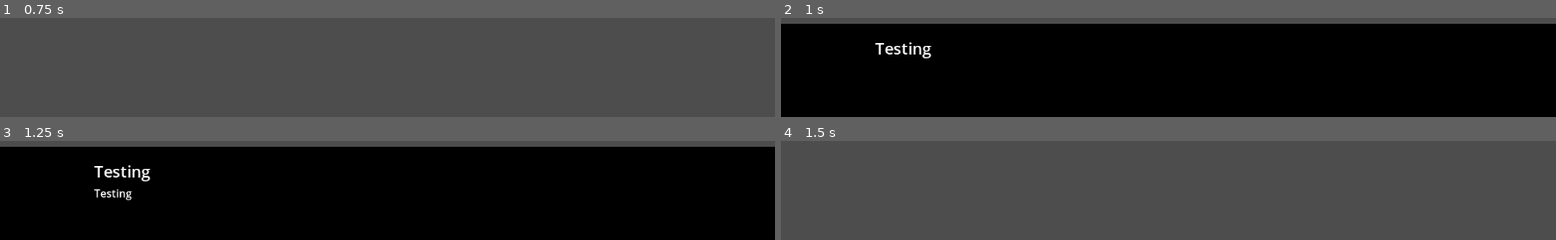
Above: before the commit, frames 1-4 (two rows, left to right).
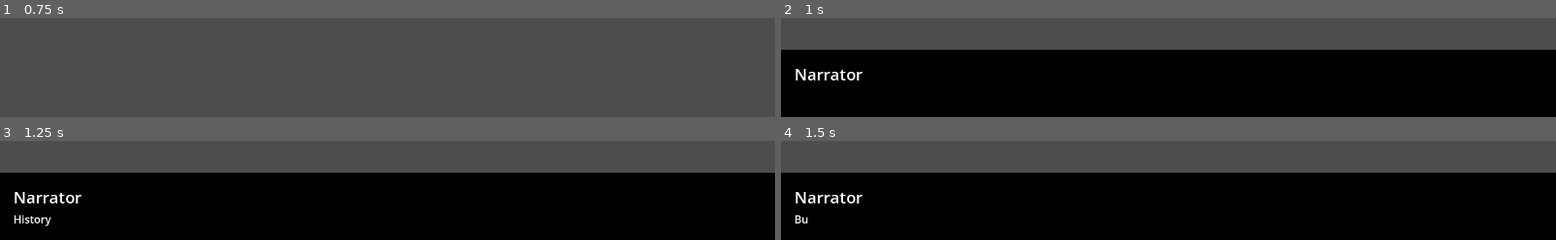
Above: after the commit, the same moments.

Repository: TiredCat388/UPCSG_GAMEJAM
Game: Godot game, scene res://scenes/ui/DialogueSystem.tscn
The game is run twice, just before and just after one commit, with the same random seed, the same clock (stepped at 60 frames per second) and the same inputs.
Inputs (mouse positions are in pixels of both pictures, inside the frame that each line leads up to):
- Up to frame 1 (0.75 s): tap Enter (ui_accept) at 0.5 s; move the mouse to (outside the picture) at 0.52 s; hold D (right) from 0.53 s (still down); hold Enter (ui_accept) from 0.53 s (still down); click (outside the picture) at 0.67 s
- Up to frame 2 (1 s): keep holding D (right); keep holding Enter (ui_accept)
- Up to frame 3 (1.25 s): keep holding D (right); keep holding Enter (ui_accept)
- Up to frame 4 (1.5 s): move the mouse to (outside the picture) at 1.27 s; release D (right) at 1.28 s; release Enter (ui_accept) at 1.28 s; hold S (down) from 1.28 s (still down); tap Enter (ui_accept) at 1.35 s; click (outside the picture) at 1.42 s

Frame 1 is identical in both runs. In frame 2, 27% of the frame differs, in the area x 0-100%, y 5-64%; in frame 3, 27%; in frame 4, 68%, in the area x 0-100%, y 32-100%.

Commit message:
Update dialogue system and json data

Diff:
--- a/assets/json/dialogue_data.json
+++ b/assets/json/dialogue_data.json
@@ -1,8 +1,218 @@
-{
-	"test_conversation": [
-		{
-			"name": "Testing",
-			"text": "Testing Worked!"
-		},
-	]
-}
+[
+  {
+	"scene_id": 1,
+	"title": "Narration",
+	"type": "cutscene",
+	"dialogue": [
+	  {
+		"speaker": "Narrator",
+		"text": "History is written by the victors. The ones with the shiny armor, the destiny-forged swords, and the unlimited credit cards."
+	  },
+	  {
+		"speaker": "Narrator",
+		"text": "But what about the fodder? The XP grind? The Level 1 trash mobs? Today, history takes... the path less taken."
+	  }
+	]
+  },
+  {
+	"scene_id": 2,
+	"title": "Introduction to the Game",
+	"type": "gameplay",
+	"dialogue": [
+	  {
+		"speaker": "Narrator",
+		"text": "You are a Goblin. You have 5 HP. You have a rusty spoon for a weapon. And your goal? survive Him."
+	  },
+	  {
+		"speaker": "System",
+		"text": "USE [WASD] TO COWER. PRESS [SPACE] TO SCURRY."
+	  }
+	]
+  },
+  {
+	"scene_id": 3,
+	"title": "Meets the Hero 1st Time",
+	"type": "cutscene",
+	"dialogue": [
+	  {
+		"speaker": "The Hero",
+		"text": "Ugh, finally the tutorial zone. Alright, where’s the boss? I need to speedrun this before my EXP boost potion expires."
+	  },
+	  {
+		"speaker": "The Hero",
+		"text": "Oh, just a mob. Out of my way, trash."
+	  },
+	  {
+		"speaker": "The Hero",
+		"text": "Glitchy hitbox... whatever. Not worth the mana."
+	  }
+	]
+  },
+  {
+	"scene_id": 4,
+	"title": "Traumatized Goblin Tip",
+	"type": "interaction",
+	"dialogue": [
+	  {
+		"speaker": "Traumatized Goblin",
+		"text": "Psst! You! New spawn? Listen to me!"
+	  },
+	  {
+		"speaker": "Traumatized Goblin",
+		"text": "I’ve seen him... The Golden One. He follows a pattern! When he shouts 'For Justice!', he’s actually charging his AOE attack!"
+	  },
+	  {
+		"speaker": "Traumatized Goblin",
+		"text": "Don't engage! Hide in the bushes until the glowing stops! That’s Phase 1... only the mad survive Phase 1."
+	  }
+	]
+  },
+  {
+	"scene_id": 5,
+	"title": "Meets the Hero 2nd Time",
+	"type": "cutscene",
+	"dialogue": [
+	  {
+		"speaker": "The Hero",
+		"text": "Legendary drop rate is 0.5%? That’s rigged. I should open a support ticket."
+	  },
+	  {
+		"speaker": "The Hero",
+		"text": "Wait. You again? I swear I cleared this area. Is the respawn timer broken?"
+	  },
+	  {
+		"speaker": "The Hero",
+		"text": "Whatever. Free XP is free XP."
+	  }
+	]
+  },
+  {
+	"scene_id": 6,
+	"title": "Armor Smith Tip",
+	"type": "interaction",
+	"dialogue": [
+	  {
+		"speaker": "Armor Smith",
+		"text": "A goblin? Buying armor? Hah! I don't make goblin sizes."
+	  },
+	  {
+		"speaker": "Armor Smith",
+		"text": "But... if you're planning to fight Him... take this advice for free."
+	  },
+	  {
+		"speaker": "Armor Smith",
+		"text": "His shiny armor? It’s elemental. He swaps elements every time he takes damage. If his shield is Red, he absorbs Fire. If it's Blue, he absorbs Water. Don't heal him, you idiot. Watch the colors."
+	  }
+	]
+  },
+  {
+	"scene_id": 7,
+	"title": "Meets the Hero 3rd Time",
+	"type": "cutscene",
+	"dialogue": [
+	  {
+		"speaker": "The Hero",
+		"text": "Stupid collision detection! Why can't I climb this? I paid $50 for the Climbing Boots DLC!"
+	  },
+	  {
+		"speaker": "The Hero",
+		"text": "Okay, seriously? Stop following me. You’re ruining my immersion. Get lost, you buggy little NPC, or I’m reporting this to the devs."
+	  }
+	]
+  },
+  {
+	"scene_id": 8,
+	"title": "Monkey Tip",
+	"type": "interaction",
+	"dialogue": [
+	  {
+		"speaker": "Monkey",
+		"text": "Ooh ooh! Ahh ahh!"
+	  },
+	  {
+		"speaker": "Monkey",
+		"text": "Ooh! (Points to banana, mimes falling aggressively)"
+	  },
+	  {
+		"speaker": "System",
+		"text": "New Item Acquired: Tactical Banana Peel."
+	  }
+	]
+  },
+  {
+	"scene_id": 9,
+	"title": "Meets the Hero 4th Time",
+	"type": "cutscene",
+	"dialogue": [
+	  {
+		"speaker": "The Hero",
+		"text": "I AM TRYING TO STREAM HERE! Stop stream-sniping me!"
+	  },
+	  {
+		"speaker": "The Hero",
+		"text": "BEGONE!"
+	  },
+	  {
+		"speaker": "System",
+		"text": "YOU DIED. (But death is just a mechanic, isn't it?)"
+	  }
+	]
+  },
+  {
+	"scene_id": 10,
+	"title": "Merchant Tip",
+	"type": "interaction",
+	"dialogue": [
+	  {
+		"speaker": "Merchant",
+		"text": "Heh. Rough day? He got you with the 'Ultimate Whale Slash,' didn't he?"
+	  },
+	  {
+		"speaker": "Merchant",
+		"text": "Listen closely, little friend. He’s not skilled. He’s 'Pay-to-Win.' His stats are bought, not earned."
+	  },
+	  {
+		"speaker": "Merchant",
+		"text": "But his wallet has a weakness... impatience. He attacks relentlessly because he bought the 'Stamina Infinite' pass."
+	  },
+	  {
+		"speaker": "Merchant",
+		"text": "But he can't turn. He can't stop. Use his momentum against him. He's just a wallet with a sword."
+	  }
+	]
+  },
+  {
+	"scene_id": 11,
+	"title": "Final Fight",
+	"type": "boss_fight",
+	"dialogue": [
+	  {
+		"speaker": "The Hero",
+		"text": "Okay. That’s it. No more games. I’m popping my Ultimate Elixirs. I’m activating my buffs. I am going to delete your sprite from the game files!"
+	  }
+	],
+	"triggers": [
+	  {
+		"condition": "banana_used",
+		"speaker": "The Hero",
+		"text": "Who put fruit on the battlefield?! My $500 boots!"
+	  },
+	  {
+		"condition": "element_counter",
+		"speaker": "The Hero",
+		"text": "How are you piercing my Diamond-Tier subscription armor?!"
+	  },
+	  {
+		"condition": "hero_defeated",
+		"speaker": "The Hero",
+		"text": "Impossible... My gear score... is over 9000... How could a free-to-play mob..."
+	  }
+	],
+	"epilogue": [
+	  {
+		"speaker": "Narrator",
+		"text": "And so, the path less taken led to the greatest victory of all. The server is quiet. The loot is... well, you can't use it, it's class-locked. But the silence? That's yours. Good game, Goblin. Good game."
+	  }
+	]
+  }
+]
--- a/scripts/DialogueSystem.gd
+++ b/scripts/DialogueSystem.gd
@@ -10,7 +10,7 @@
 @onready var portrait_rect = $Control/DialoguePanel/MarginContainer/MainHBox/PortraitRect
 
 # --- STATE VARIABLES ---
-var dialogue_data = {}
+var dialogue_lookup = {} # We will convert the JSON array into this dictionary
 var current_queue = []
 var is_typing = false
 
@@ -22,9 +22,9 @@
 	load_json()
 
 	# --- TEST ZONE ---
-	# We wait 1 second, then force the test conversation to start
+	# We wait 1 second, then test Scene 1 (Narration)
 	await get_tree().create_timer(1.0).timeout
-	start_dialogue("test_conversation")
+	start_dialogue(1)
 
 func load_json():
 	if not FileAccess.file_exists(JSON_PATH):
@@ -36,19 +36,30 @@
 	var json = JSON.new()
 
 	if json.parse(content) == OK:
-		dialogue_data = json.data
-		print("JSON Loaded Successfully!")
+		var data_array = json.data
+
+		for scene in data_array:
+			var id = str(int(scene["scene_id"]))
+			dialogue_lookup[id] = scene
+
+		print("JSON Loaded Successfully! Scenes found: ", dialogue_lookup.keys())
 	else:
-		print("JSON Parse Error!")
+		print("JSON Parse Error: ", json.get_error_message())
 
 func start_dialogue(id):
-	if id in dialogue_data:
-		# Copy the data so we don't destroy the original
-		current_queue = dialogue_data[id].duplicate()
-		dialogue_panel.show()
-		show_next_line()
+	var id_str = str(id)
+
+	if id_str in dialogue_lookup:
+		var scene_data = dialogue_lookup[id_str]
+
+		if scene_data.has("dialogue"):
+			current_queue = scene_data["dialogue"].duplicate()
+			dialogue_panel.show()
+			show_next_line()
+		else:
+			print("Error: Scene ID " + id_str + " has no 'dialogue' array.")
 	else:
-		print("Error: Dialogue ID '" + id + "' not found.")
+		print("Error: Scene ID '" + id_str + "' not found in data.")
 
 func show_next_line():
 	if current_queue.is_empty():
@@ -56,8 +67,14 @@
 		return
 
 	var line = current_queue.pop_front()
-	name_label.text = line["name"]
+
+	name_label.text = line["speaker"]
 	text_label.text = line["text"]
+
+	if line["speaker"] == "Narrator" or line["speaker"] == "System":
+		portrait_rect.hide()
+	else:
+		portrait_rect.show()
 
 	# Typewriter Animation
 	text_label.visible_ratio = 0.0
